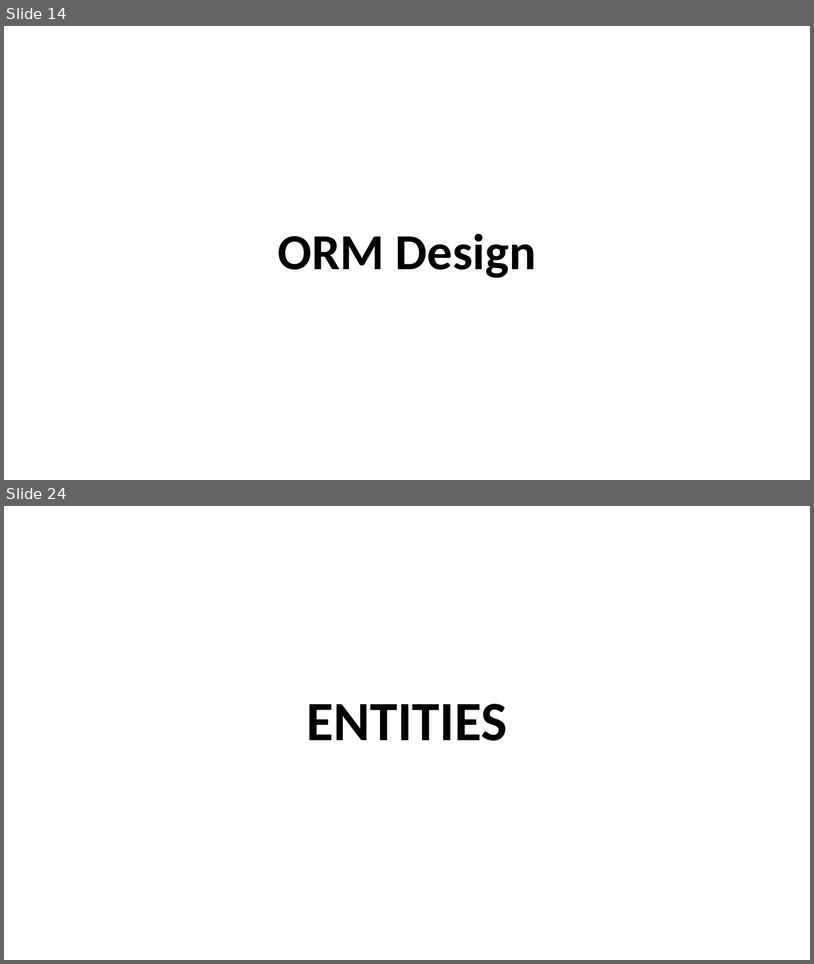
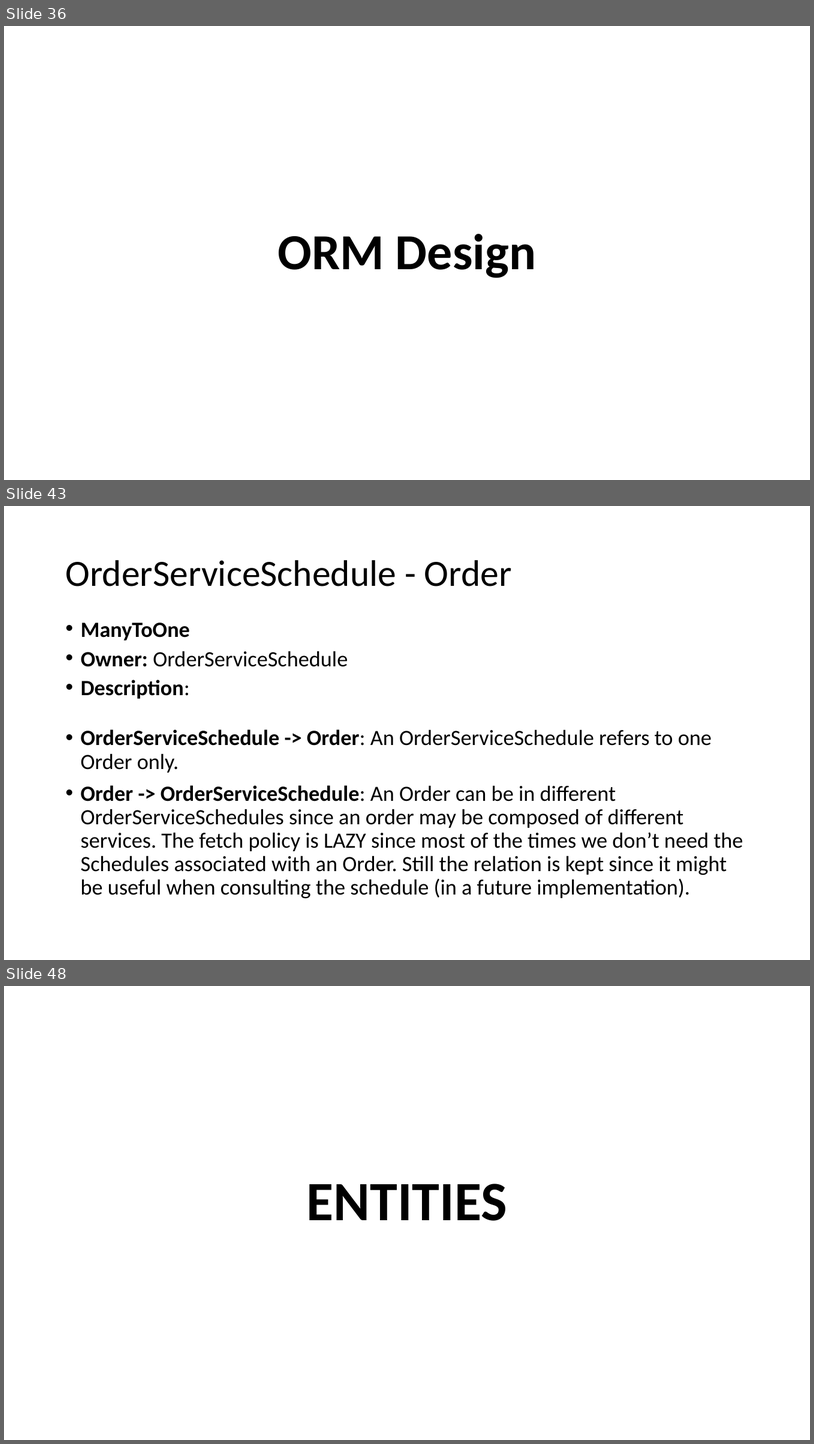
Before and after one commit to mark-2389/TelcoService_SC42, a slide deck: diagrams/TelcoService.pptx. Shown one above the other, each under a label of ours: slides 14 and 24 before the commit, slides 36, 43 and 48 after it; the slides between them are not shown. The pictures are 814x964 and 814x1444 pixels, drawn with LibreOffice and Linux fonts; fonts in the diff are those of the drawing. Boxes give left, top, right and bottom in pixels: in the first picture for what was removed or moved away, otherwise in the second. Text is boxed around its words. In the diff, an @@ line names an element or a change of style, - is before the commit and + after.

```diff
--- a/diagrams/TelcoService.pptx
+++ b/diagrams/TelcoService.pptx
@@ slide 43 added at (4, 506, 810, 960), background #FFFFFF @@
@@ title added at (65, 560, 512, 586), 44 pt, text #000000 @@
+OrderServiceSchedule - Order
@@ text added at (81, 622, 348, 699), 25.9 pt, text #000000, bold @@
+• ManyToOne
+• Owner: OrderServiceSchedule
+• Description:
@@ text added at (81, 729, 743, 898), 25.9 pt, text #000000 @@
+• OrderServiceSchedule -> Order: An OrderServiceSchedule refers to one Order only.
+• Order -> OrderServiceSchedule: An Order can be in different OrderServiceSchedules since an order may be composed of different services. The fetch policy is LAZY since most of the times we don’t need the Schedules associated with an Order. Still the relation is kept since it might be useful when consulting the schedule (in a future implementation).
@@ what was slide 14 is now slide 36 @@
@@ what was slide 24 is now slide 48 @@
```
Also in this commit, not shown: 21 slides changed, 42 other slides added, 13 slides removed, 4 other files.
